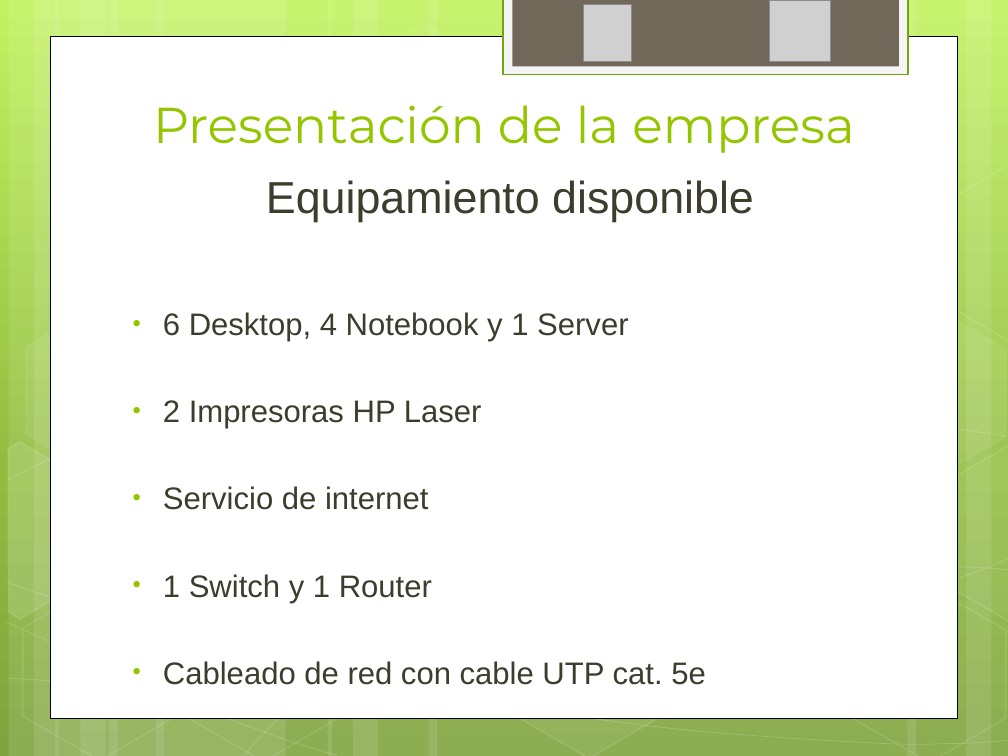
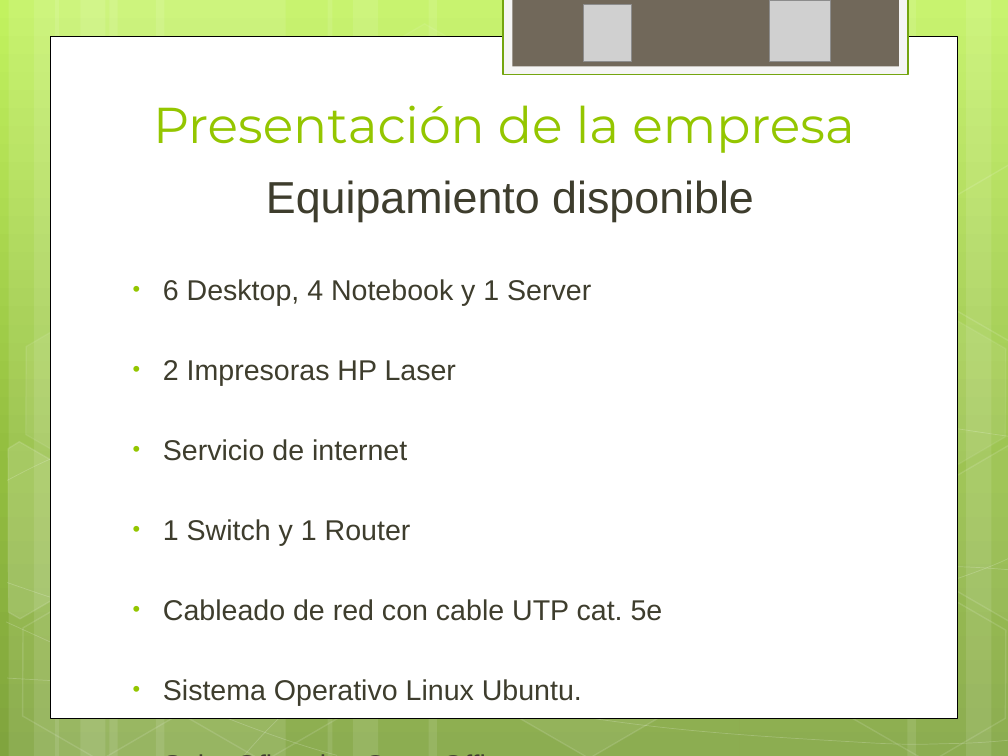
Before and after one commit to ptissera/habilitacion-profesional-2012-4k4, a slide deck: slide 8 of Documentacion/Informe Preliminar/Presentacion Informe Preliminar.pptx. Drawn at 1008x756 pixels with LibreOffice and Linux fonts; fonts in the diff are those of the drawing; grey boxes stand for pictures. Boxes give left, top, right and bottom in pixels: in the first picture for what was removed or moved away, otherwise in the second. Text is boxed around its words. In the diff, an @@ line names an element or a change of style, - is before the commit and + after.

```diff
--- a/Documentacion/Informe Preliminar/Presentacion Informe Preliminar.pptx
+++ b/Documentacion/Informe Preliminar/Presentacion Informe Preliminar.pptx
@@ text "6 Desktop, 4 Notebook y ...": place and size @@
-text "6 Desktop, 4 Notebook y ..." at box(163, 312, 706, 685)
+text "6 Desktop, 4 Notebook y ..." at box(163, 279, 663, 706)
@@ text at box(163, 279, 663, 621): size 22.2 to 20.4 pt in "6 Desktop, 4 Notebook y 1 Server", "2 Impresoras HP Laser", "Servicio de internet", "1 Switch y 1 Router" and 1 more places @@
@@ text at box(163, 679, 582, 706): paragraphs added @@
+• Sistema Operativo Linux Ubuntu.
+• Suite Ofimatica Open Office
```
Also in this commit, not shown: 2 other slides changed.
